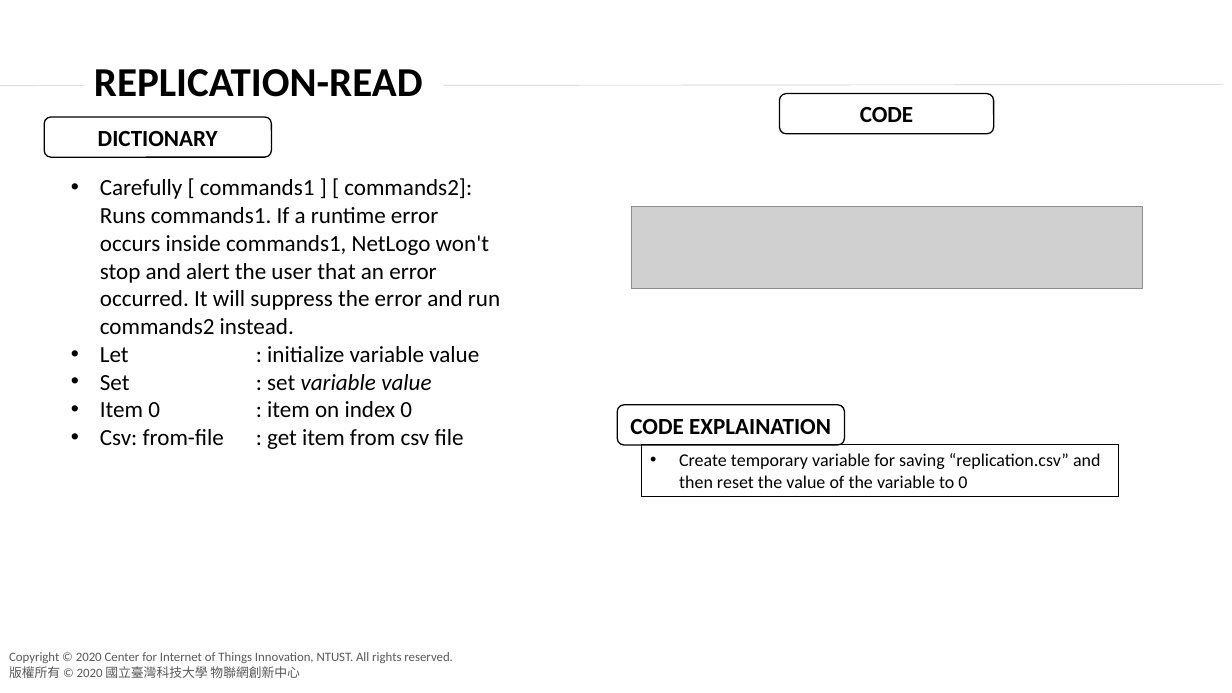
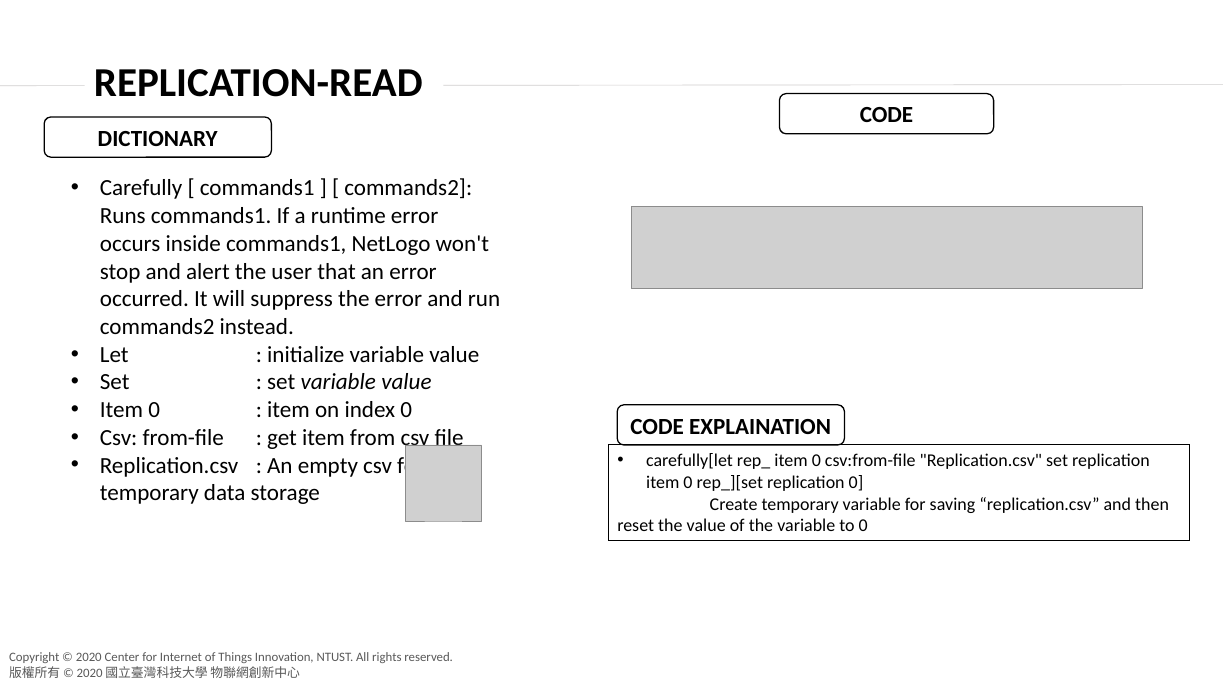
Before and after one commit to agnesyosephine/kiva, a slide deck: slide 6 of Tutorial/Code Learning-Ryanda.pptx. Drawn at 1232x693 pixels with LibreOffice and Linux fonts; fonts in the diff are those of the drawing; grey boxes stand for pictures; background and template pictures are left out. Boxes give left, top, right and bottom in pixels: in the first picture for what was removed or moved away, otherwise in the second. Text is boxed around its words. In the diff, an @@ line names an element or a change of style, - is before the commit and + after.

```diff
--- a/Tutorial/Code Learning-Ryanda.pptx
+++ b/Tutorial/Code Learning-Ryanda.pptx
@@ picture added at [406,445,482,521] @@
@@ rectangle "carefully[let rep_ item 0 csv:from-file ...": place and size @@
-rectangle "carefully[let rep_ item 0 csv:from-file ..." at [641,445,1119,497]
+rectangle "carefully[let rep_ item 0 csv:from-file ..." at [608,445,1190,541]
@@ text at [100,453,424,504]: paragraph added @@
+• Replication.csv : An empty csv for temporary data storage
@@ text in rectangle at [646,453,1150,491]: paragraph added @@
+• carefully[let rep_ item 0 csv:from-file "Replication.csv" set replication item 0 rep_][set replication 0]
@@ text in rectangle at [617,497,1169,531]: bullet • to none @@
```
Also in this commit, not shown: 5 other slides changed, 2 slides added.
